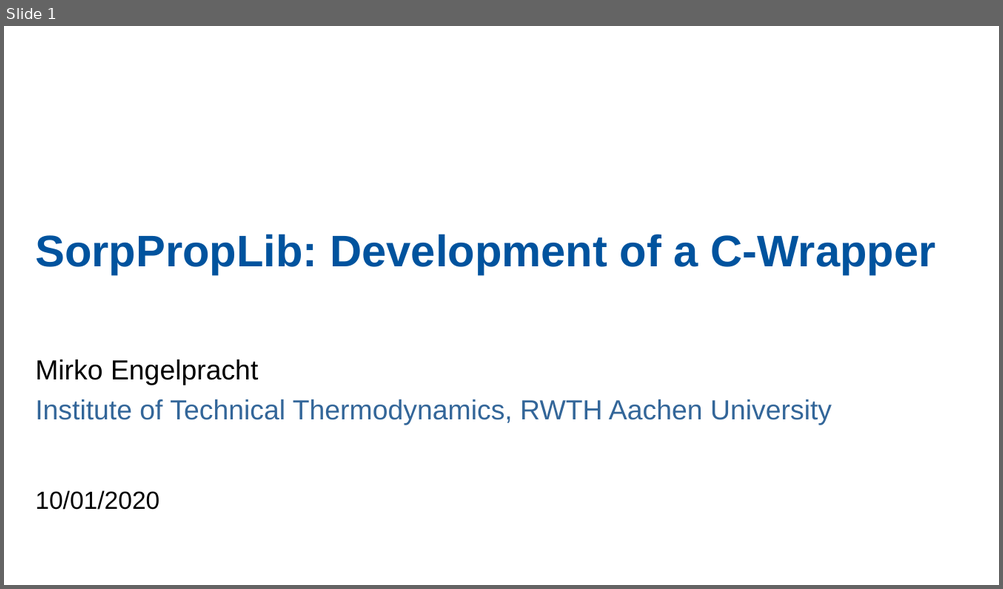
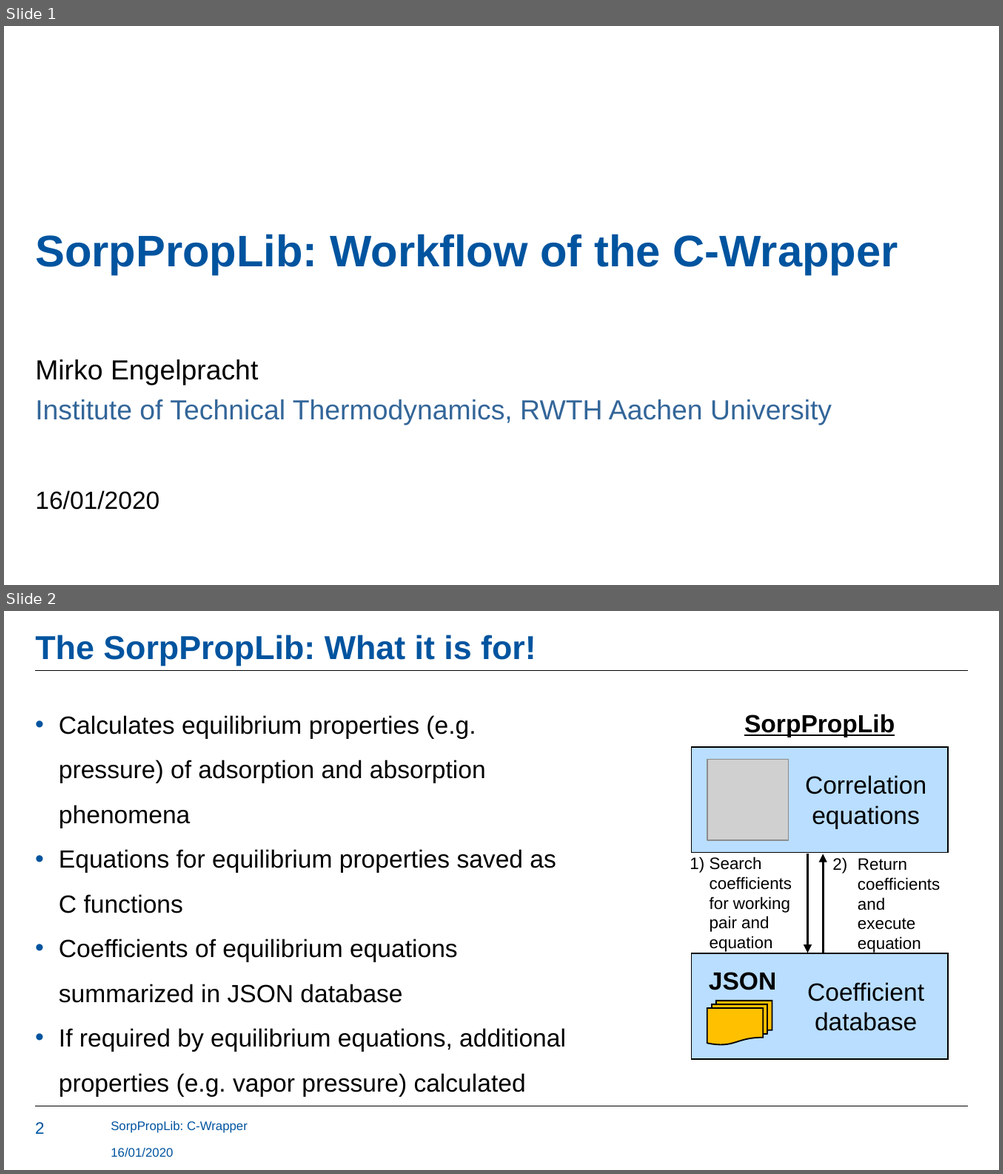
Before and after one commit to carlesRT/sorpproplib_JSON, a slide deck: c_wrapper/SorpPropLib_CWrapper.pptx. Shown one above the other, each under a label of ours: slide 1 before the commit, slides 1 and 2 after it. The pictures are 1003x589 and 1003x1174 pixels, drawn with LibreOffice and Linux fonts; fonts in the diff are those of the drawing; grey boxes stand for pictures; background and template pictures are left out. Boxes give left, top, right and bottom in pixels: in the first picture for what was removed or moved away, otherwise in the second. Text is boxed around its words. In the diff, an @@ line names an element or a change of style, - is before the commit and + after.

Commit message:
Updated workflow of C wrapper

```diff
--- a/c_wrapper/SorpPropLib_CWrapper.pptx
+++ b/c_wrapper/SorpPropLib_CWrapper.pptx
@@ slide 2 added at (4, 611, 999, 1170), background #FFFFFF @@
@@ title added at (35, 635, 536, 666), 24 pt, text #00549F, bold @@
+The SorpPropLib: What it is for!
@@ line added from (35, 671) to (967, 671), #000000 0.5 pt @@
@@ text added at (59, 715, 566, 1096), 18 pt, text #000000 @@
+• Calculates equilibrium properties (e.g. pressure) of adsorption and absorption phenomena
+• Equations for equilibrium properties saved as C functions
+• Coefficients of equilibrium equations summarized in JSON database
+• If required by equilibrium equations, additional properties (e.g. vapor pressure) calculated
@@ group added at (689, 714, 948, 1059): 6 texts, 2 rectangles, 2 arrows, 1 flow chart multidocument, 1 picture @@
+JSON
+Coefficient
+database
+Correlation equations
+SorpPropLib
+1) Search coefficients for working pair and equation
+2) Return coefficients and execute equation
@@ line added from (35, 1106) to (967, 1106), #000000 0.5 pt @@
@@ text added at (111, 1121, 247, 1133), 9 pt, text #00549F @@
+SorpPropLib: C-Wrapper
@@ page number added at (35, 1122, 44, 1134), 12 pt, text #00549F @@
+2
@@ text added at (111, 1147, 173, 1158), 9 pt, text #00549F @@
+16/01/2020
@@ slide 1 changed as well @@
@@ title at (35, 234, 897, 275): text changed; text colour #00539E to #00549F @@
-SorpPropLib: Development of a C-Wrapper
+SorpPropLib: Workflow of the C-Wrapper
@@ text at (35, 491, 159, 510): text changed @@
-10/01/2020
+16/01/2020
```
Also in this commit, not shown: 6 other slides changed, 6 other slides added, 7 slides removed.
